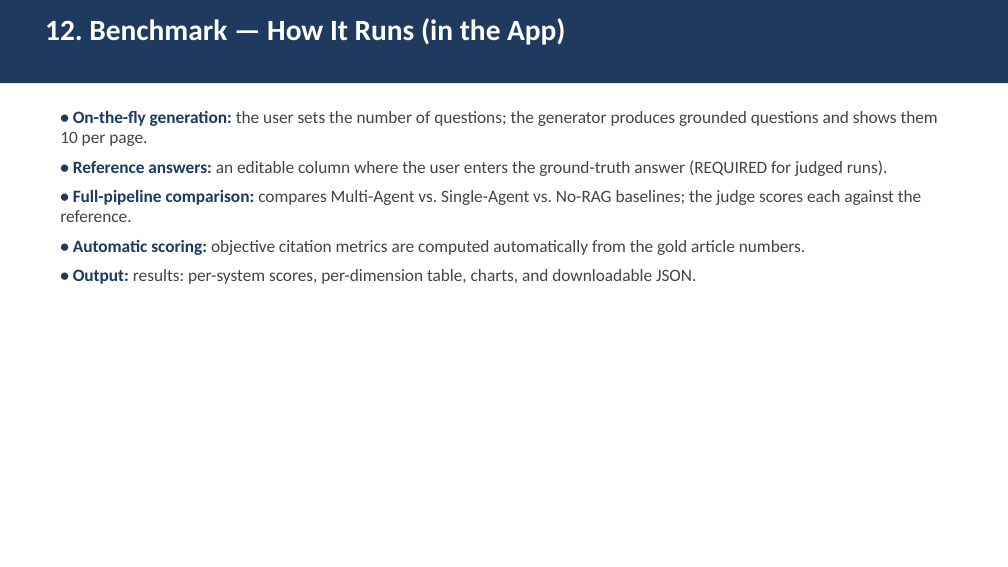
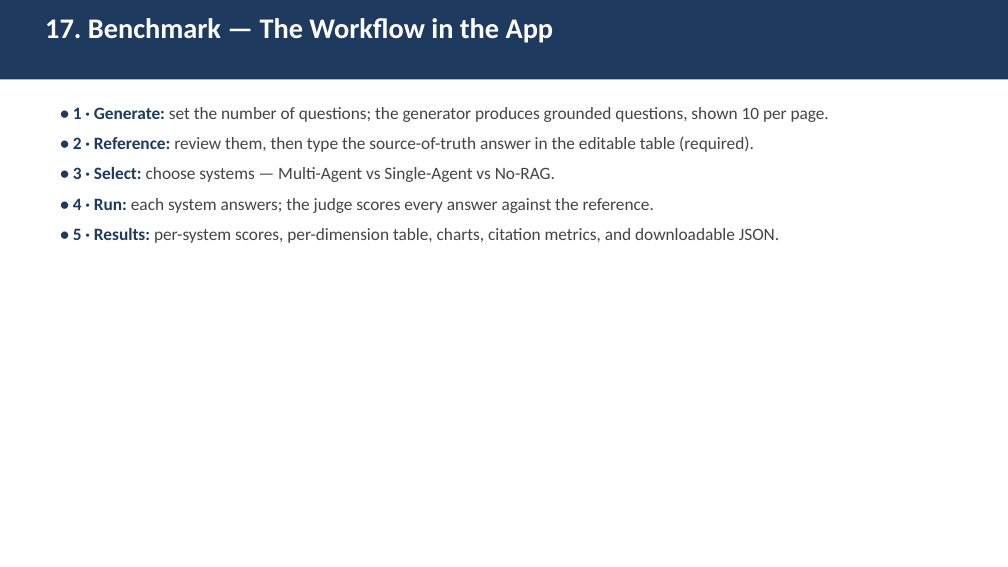
Before and after one commit to MohamadELOssman/legal_ai_agent, a slide deck: slide 20 of Legal_AI_Academic_Presentation.pptx (slide 15 before the commit). Drawn at 1008x567 pixels with LibreOffice and Linux fonts; fonts in the diff are those of the drawing. Boxes give left, top, right and bottom in pixels: in the first picture for what was removed or moved away, otherwise in the second. Text is boxed around its words. In the diff, an @@ line names an element or a change of style, - is before the commit and + after.

Commit message:
Expand academic presentation to 26 slides (prompts, judge, generation, source of truth)
Add dedicated detailed slides with real prompt excerpts:
- How agents are instructed (system prompts) + structured outputs & grounding rules
- Benchmark question generation (grounded process + generation prompt)
- The Evaluator Agent / LLM-as-judge (rubric, reference-free prompt)
- The Source-of-Truth reference answer (why it matters, reference-based prompt, mandatory)
Plus expanded architecture captions and workflow detail.

```diff
--- a/Legal_AI_Academic_Presentation.pptx
+++ b/Legal_AI_Academic_Presentation.pptx
@@ rectangle: place and size @@
-rectangle at (0,0,1008,83)
+rectangle at (0,0,1008,79)
@@ text at (45,18,554,43): text changed; size 28 to 27 pt @@
-12. Benchmark — How It Runs (in the App)
+17. Benchmark — The Workflow in the App
@@ text at (73,107,829,243): text changed @@
-• On-the-fly generation: the user sets the number of questions; the generator produces grounded questions and shows them 10 per page.
-• Reference answers: an editable column where the user enters the ground-truth answer (REQUIRED for judged runs).
-• Full-pipeline comparison: compares Multi-Agent vs. Single-Agent vs. No-RAG baselines; the judge scores each against the reference.
-• Automatic scoring: objective citation metrics are computed automatically from the gold article numbers.
-• Output: results: per-system scores, per-dimension table, charts, and downloadable JSON.
+• 1 · Generate: set the number of questions; the generator produces grounded questions, shown 10 per page.
+• 2 · Reference: review them, then type the source-of-truth answer in the editable table (required).
+• 3 · Select: choose systems — Multi-Agent vs Single-Agent vs No-RAG.
+• 4 · Run: each system answers; the judge scores every answer against the reference.
+• 5 · Results: per-system scores, per-dimension table, charts, citation metrics, and downloadable JSON.
```
Also in this commit, not shown: 19 other slides changed, 6 slides added, 1 slide removed, 1 other file.
